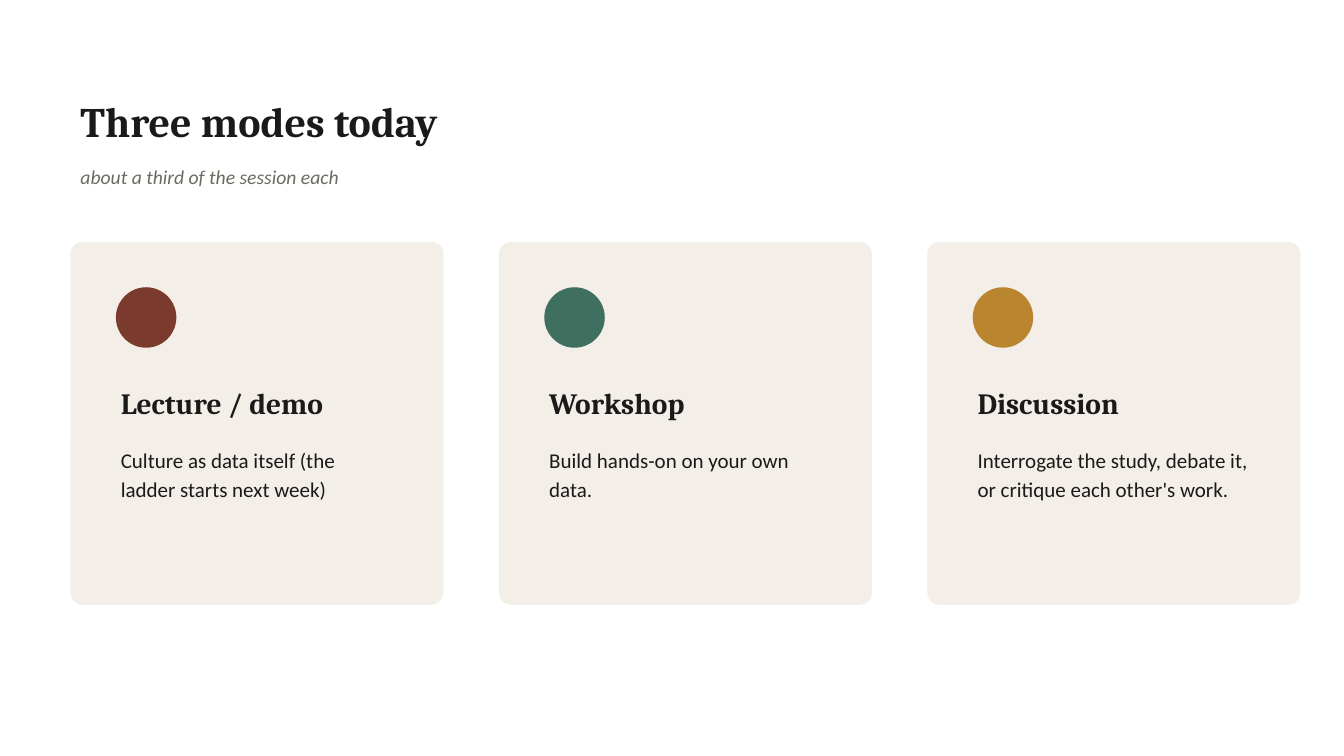
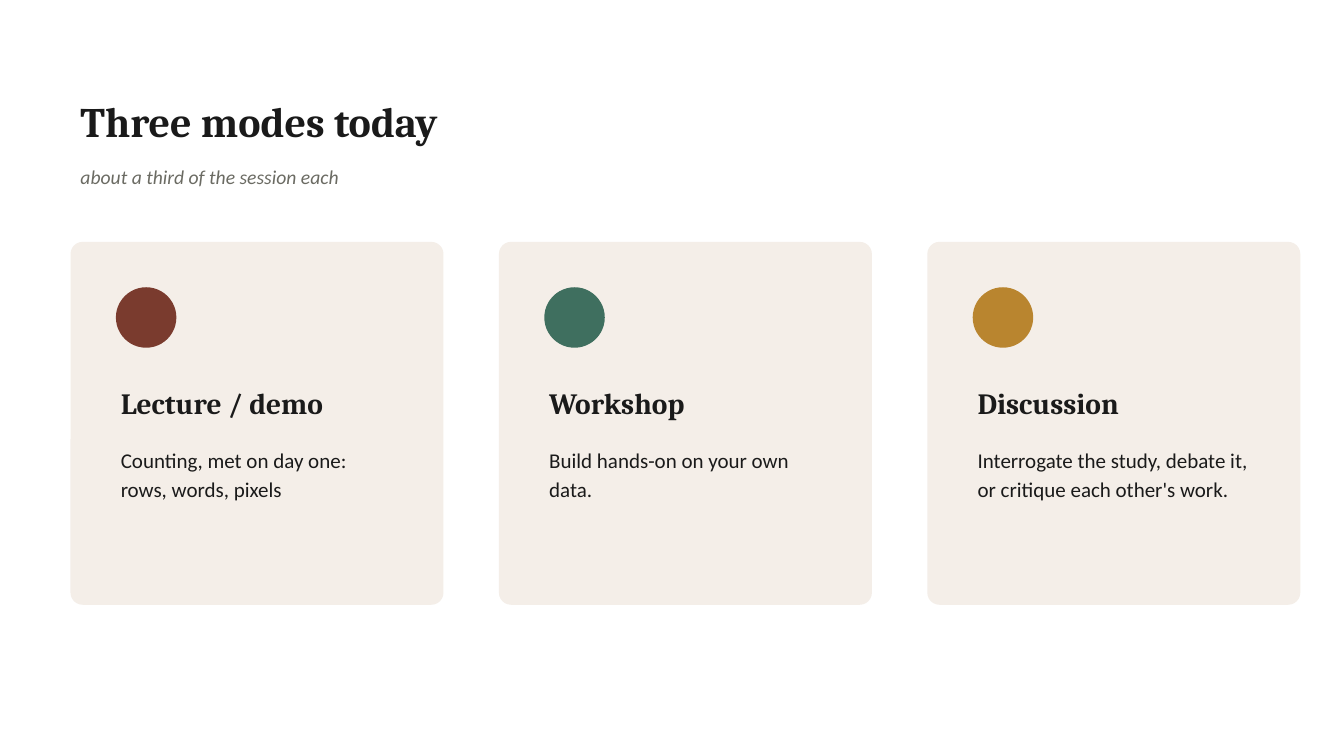
Before and after one commit to lucianli123/culture-as-data-2026, a slide deck: slide 4 of slides/pptx/week-01.pptx. Drawn at 1344x756 pixels with LibreOffice and Linux fonts; fonts in the diff are those of the drawing. Boxes give left, top, right and bottom in pixels: in the first picture for what was removed or moved away, otherwise in the second. Text is boxed around its words. In the diff, an @@ line names an element or a change of style, - is before the commit and + after.

Commit message:
Restructure Weeks 1-2: W1 = counting rows/words/pixels, W2 = advanced counting + light stats
Week 1 now carries counting's first pass on all three shapes of culture: the
wedding rows, a first word count (with the stop-word choice made explicit),
and the pixel-counting image lab.

Week 2 becomes the deep counting week: the Bollen/Schmidt trial, hand
bag-of-words, tokenizers, tf-idf, then two new beats - keyness via log-odds
(with the reveal that She Giggles, He Gallops is exactly this method) and the
shuffle test, permutation-based light statistics with zero formulas (is the
gap real or chance; effect size caveat; seeds Week 8's robustness arc).
Cross-corpus counting folds into the keyness beat as the corpus-pair choice.

Updated across the stack: lesson-plans, syllabus, BUILD-PLAN, notebooks
(week01 + week02, both execute clean), site data, deck threads/sketch,
README tables; docs/, slides.json, week-NN.md, and pptx regenerated;
check_sync passes.

```diff
--- a/slides/pptx/week-01.pptx
+++ b/slides/pptx/week-01.pptx
@@ text at [121,453,346,501]: text changed @@
-Culture as data itself (the ladder starts next week)
+Counting, met on day one: rows, words, pixels
```
Also in this commit, not shown: 2 other slides changed, 22 other files.
